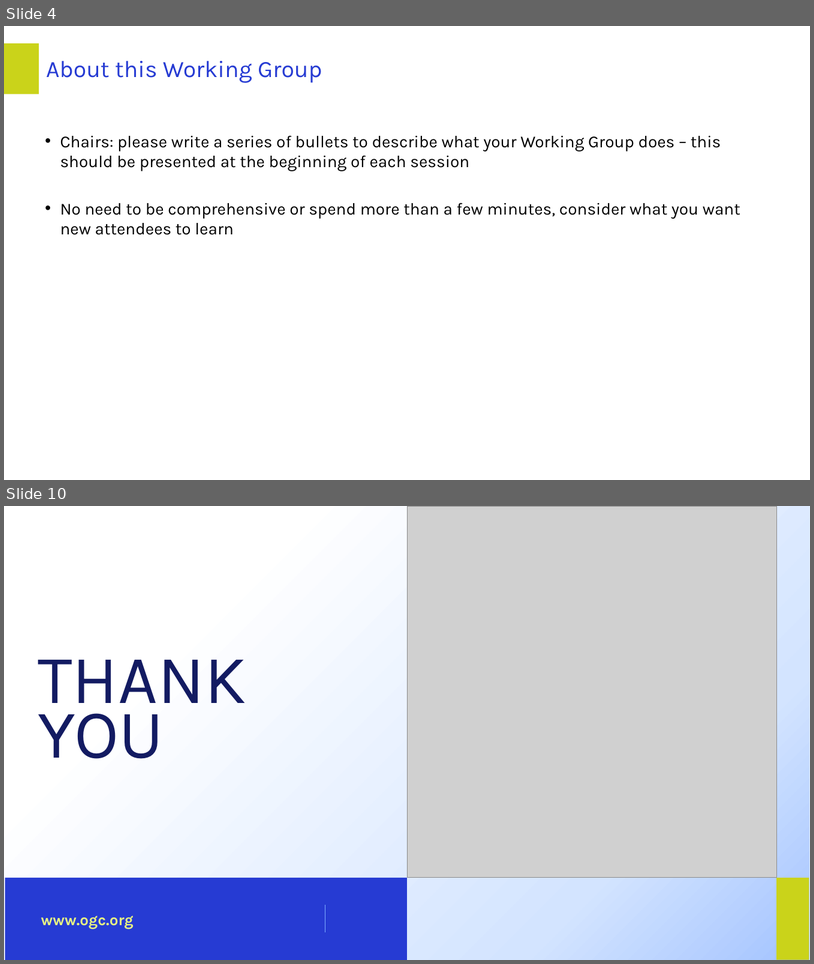
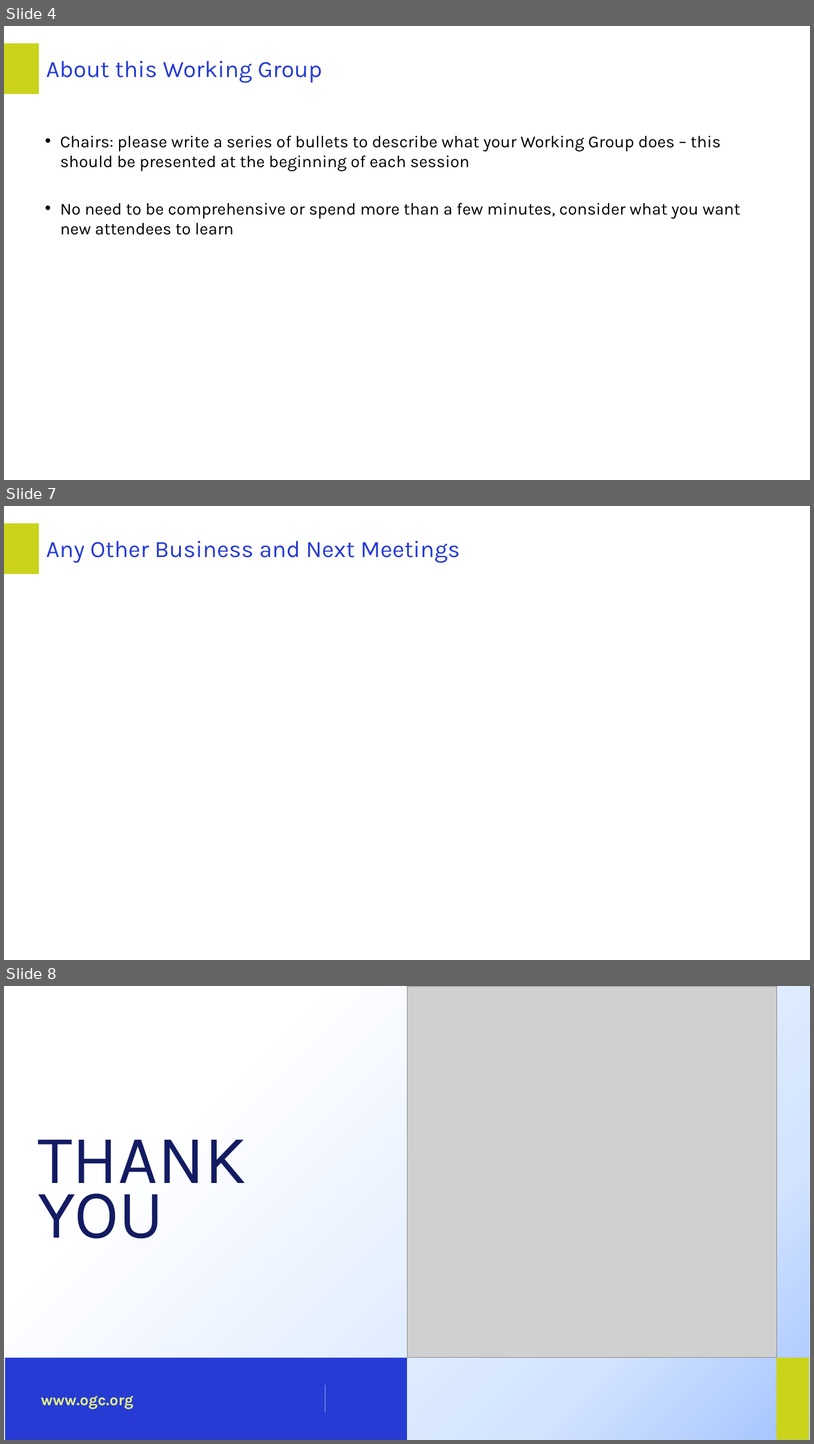
Before and after one commit to opengeospatial/GeoPose, a slide deck: Presentations/Boulder_2025/2025_October_Chair_Slides_GeoPoseSWG.pptx. Shown one above the other, each under a label of ours: slides 4 and 10 before the commit, slides 4, 7 and 8 after it; the slides between them are not shown. The pictures are 814x964 and 814x1444 pixels, drawn with LibreOffice and Linux fonts; fonts in the diff are those of the drawing; grey boxes stand for pictures; background and template pictures are left out. Boxes give left, top, right and bottom in pixels: in the first picture for what was removed or moved away, otherwise in the second. Text is boxed around its words. In the diff, an @@ line names an element or a change of style, - is before the commit and + after.

```diff
--- a/Presentations/Boulder_2025/2025_October_Chair_Slides_GeoPoseSWG.pptx
+++ b/Presentations/Boulder_2025/2025_October_Chair_Slides_GeoPoseSWG.pptx
@@ slide 7 added at [4, 506, 810, 960], background #FFFFFF; not listed: 1 template element that a slide beside it also shows @@
@@ title added at [46, 541, 460, 563], 42 pt, text #263BD3 @@
+Any Other Business and Next Meetings
@@ what was slide 10 is now slide 8 @@
```
Also in this commit, not shown: 2 slides changed, 3 other slides added, 1 slide removed.
